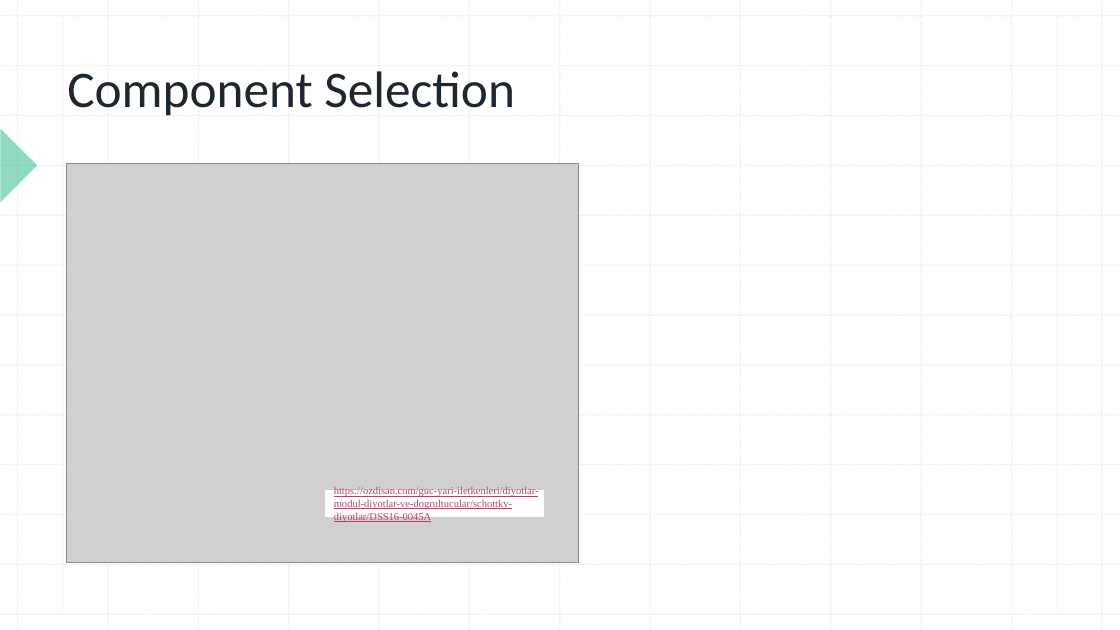
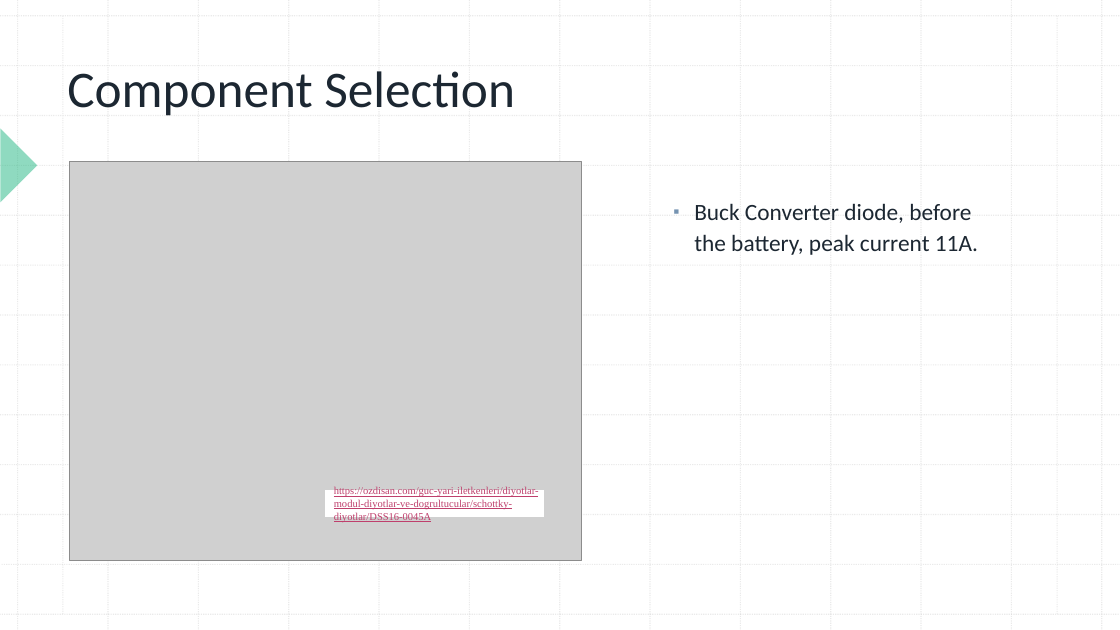
Before and after one commit to ozgurselenozge/EE463-Hardware-Project, a slide deck: slide 15 of Term Project/463 Project Presentation.pptx (slide 11 before the commit). Drawn at 1120x630 pixels with LibreOffice and Linux fonts; fonts in the diff are those of the drawing; grey boxes stand for pictures. Boxes give left, top, right and bottom in pixels: in the first picture for what was removed or moved away, otherwise in the second. Text is boxed around its words. In the diff, an @@ line names an element or a change of style, - is before the commit and + after.

```diff
--- a/Term Project/463 Project Presentation.pptx
+++ b/Term Project/463 Project Presentation.pptx
@@ picture: place and size @@
-picture at (66, 164, 578, 563)
+picture at (70, 161, 581, 560)
@@ text added at (694, 203, 978, 255), 20 pt, text #1C2732 @@
+▪ Buck Converter diode, before the battery, peak current 11A.
```
Also in this commit, not shown: 3 other slides changed, 4 slides added.
